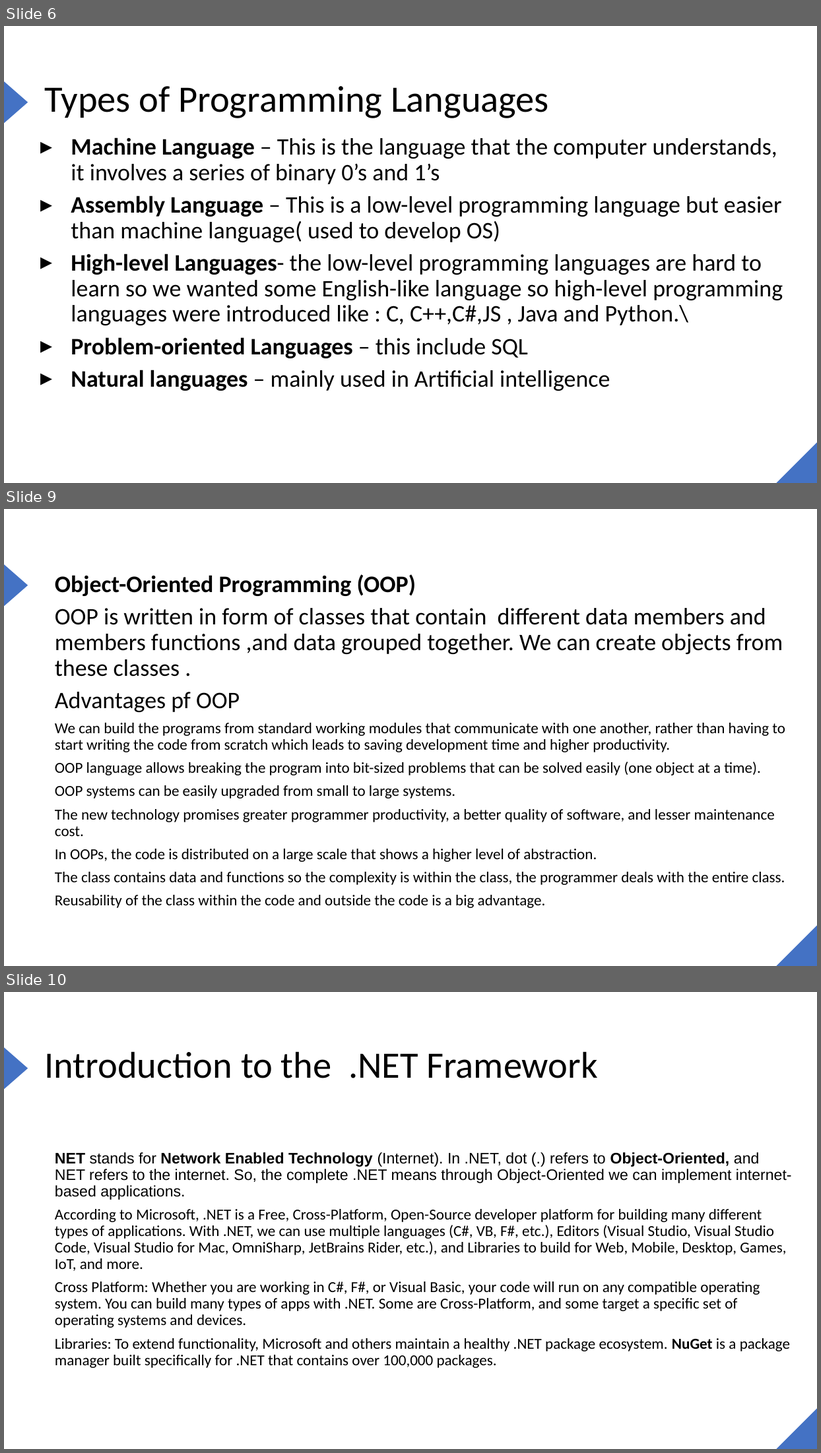
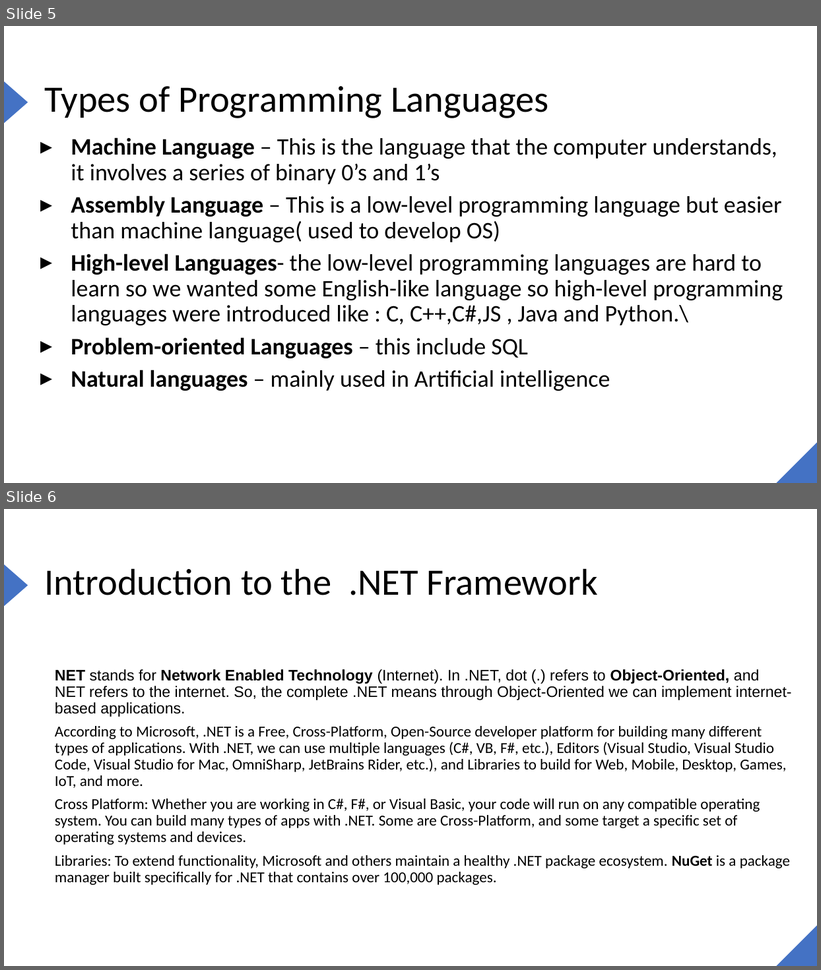
Before and after one commit to joe6276/The-sharp-Repo, a slide deck: Slides/C#/1. Introduction to the .NET FRAMEWORK/1. Intoduction to .NET.pptx. Shown one above the other, each under a label of ours: slides 6, 9 and 10 before the commit, slides 5 and 6 after it; the slides between them are not shown. The pictures are 821x1453 and 821x970 pixels, drawn with LibreOffice and Linux fonts; fonts in the diff are those of the drawing. Boxes give left, top, right and bottom in pixels: in the first picture for what was removed or moved away, otherwise in the second. Text is boxed around its words. In the diff, an @@ line names an element or a change of style, - is before the commit and + after.

```diff
--- a/Slides/C#/1. Introduction to the .NET FRAMEWORK/1. Intoduction to .NET.pptx
+++ b/Slides/C#/1. Introduction to the .NET FRAMEWORK/1. Intoduction to .NET.pptx
@@ slide 9 removed at (4, 509, 817, 966), background #FFFFFF; not listed: 2 template elements that a slide beside it also shows @@
@@ text removed at (55, 574, 785, 908) @@
-Object-Oriented Programming (OOP)
-OOP is written in form of classes that contain different data members and members functions ,and data grouped together. We can create objects from these classes .
-Advantages pf OOP
-We can build the programs from standard working modules that communicate with one another, rather than having to start writing the code from scratch which leads to saving development time and higher productivity.
-OOP language allows breaking the program into bit-sized problems that can be solved easily (one object at a time).
-OOP systems can be easily upgraded from small to large systems.
-The new technology promises greater programmer productivity, a better quality of software, and lesser maintenance cost.
-In OOPs, the code is distributed on a large scale that shows a higher level of abstraction.
-The class contains data and functions so the complexity is within the class, the programmer deals with the entire class.
-Reusability of the class within the code and outside the code is a big advantage.
@@ what was slide 6 is now slide 5 @@
@@ what was slide 10 is now slide 6 @@
```
Also in this commit, not shown: 2 slides changed, 8 slides added, 2 other slides removed, 18 other files.
